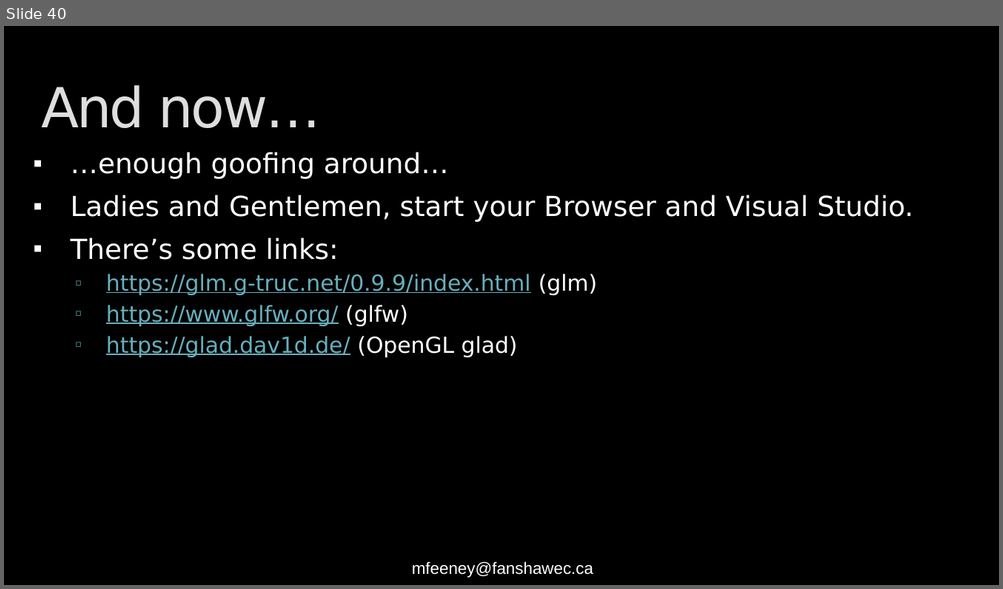
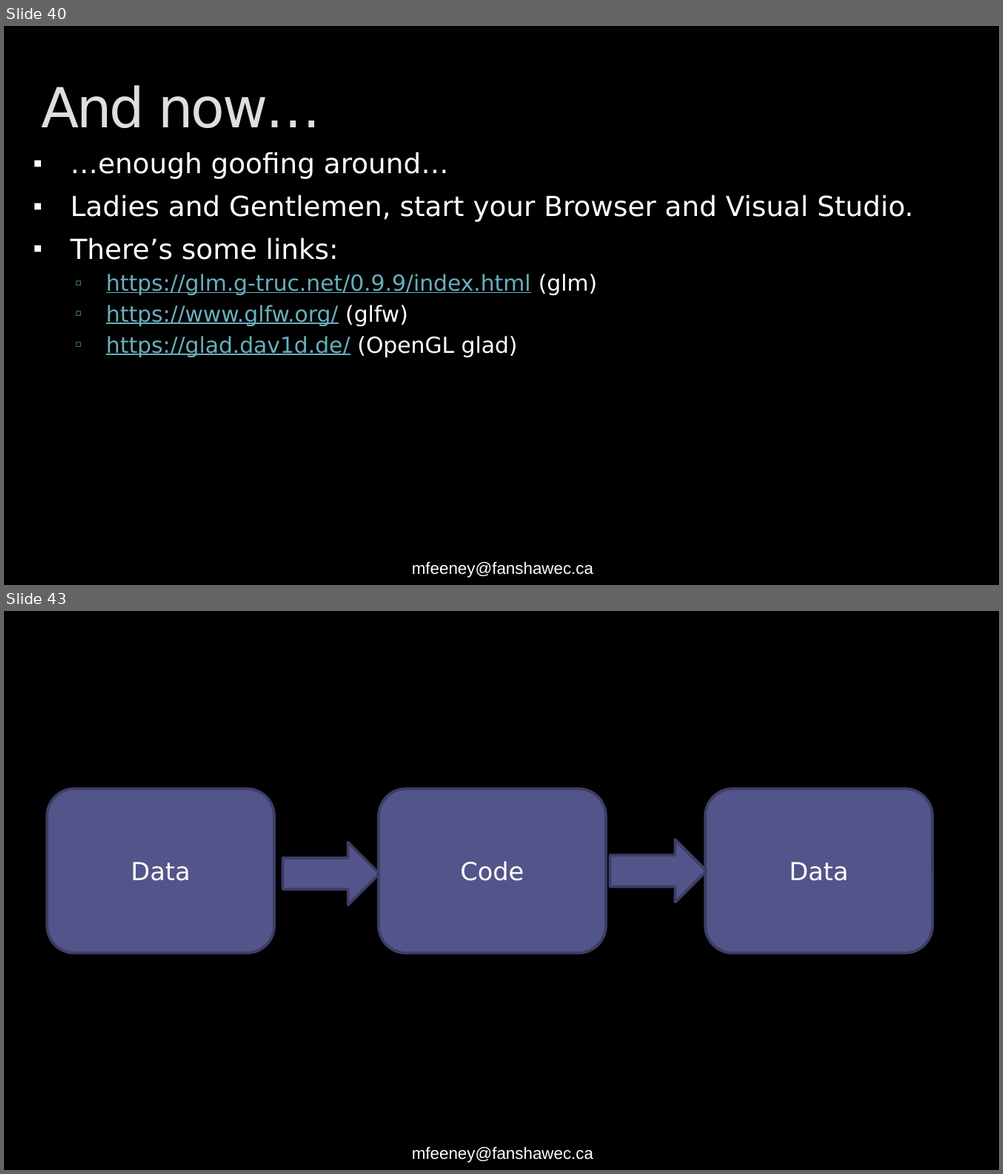
Before and after one commit to FeeneyCodes/INFO3111S22, a slide deck: Day2Day/Day_1 (Tues, June 27th, 2022)/INFO3111S22_W01_Course_Intro (long and boring PPT).pptx. Shown one above the other, each under a label of ours: slide 40 before the commit, slides 40 and 43 after it; the slides between them are not shown. The pictures are 1003x589 and 1003x1174 pixels, drawn with LibreOffice and Linux fonts; fonts in the diff are those of the drawing. Boxes give left, top, right and bottom in pixels: in the first picture for what was removed or moved away, otherwise in the second. Text is boxed around its words. In the diff, an @@ line names an element or a change of style, - is before the commit and + after.

```diff
--- a/Day2Day/Day_1 (Tues, June 27th, 2022)/INFO3111S22_W01_Course_Intro (long and boring PPT).pptx
+++ b/Day2Day/Day_1 (Tues, June 27th, 2022)/INFO3111S22_W01_Course_Intro (long and boring PPT).pptx
@@ slide 43 added at (4,611,999,1170), background #000000; not listed: 1 template element that a slide beside it also shows @@
@@ rounded rectangle added at (47,789,273,953), fill #53548A, outline #3D3E66 2 pt, 18 pt, text #FFFFFF @@
+Data
@@ rounded rectangle added at (379,789,606,953), fill #53548A, outline #3D3E66 2 pt, 18 pt, text #FFFFFF @@
+Code
@@ rounded rectangle added at (706,789,932,953), fill #53548A, outline #3D3E66 2 pt, 18 pt, text #FFFFFF @@
+Data
@@ right arrow added at (282,843,379,906), fill #53548A, outline #3D3E66 2 pt @@
@@ right arrow added at (609,840,706,903), fill #53548A, outline #3D3E66 2 pt @@
```
Also in this commit, not shown: 4 slides changed, 2 other slides added, 1 slide removed.
